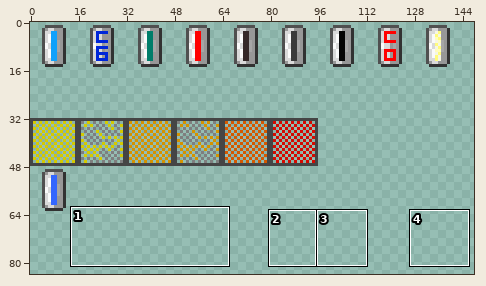
Two states of a sprite sheet, com/indeng/sprites/items.png. The first picture is a wide view before the edit; the outline marks the close-up.
Close-up. First the earlier version:
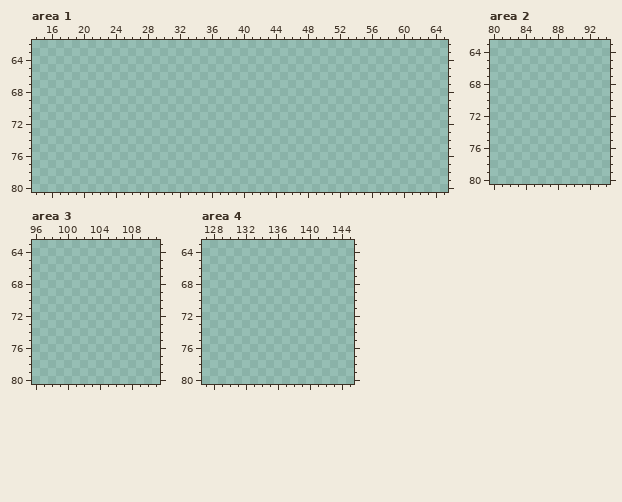
The file is 256x256 pixels. Colours within 5 levels of each other are drawn and written as one. Shown: area 1: x 14..65, y 62..80; area 2: x 80..94, y 63..80; area 3: x 96..111, y 63..80; area 4: x 127..145, y 63..80. The wide view leaves out empty margins. The commit also changed other parts of the picture, which this record leaves out.
The same view after the edit:
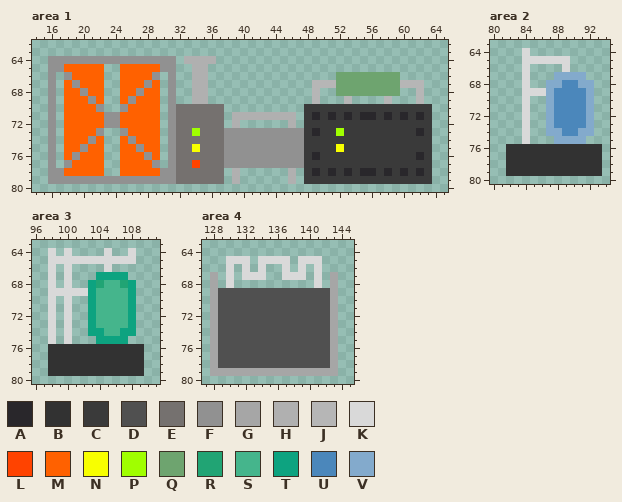
Palette (. is transparent): A #29272b  B #323232  C #3a3a3a  D #505050  E #75716f  F #919191  G #a6a6a6  H #b0b0b0  J #b6b6b6  K #d9d9d9  L #ff4300  M #ff6100  N #f8ff00  P #a0ff00  Q #6ea46f  R #21a474  S #45b58c  T #0da380  U #4b87bb  V #83aacc
Difference:
Changed rows in their new state; - is an unchanged pixel.
Area 1:
first column x 16:
64 FFFFFFFFFFFFFFFF-HHHH---------------------------
65 FFMMMMM--MMMMMFF--HH----------------------------
66 F-FMMMM--MMMMF-F--HH----------------QQQQQQQQ----
67 F-MFMMM--MMMFM-F--HH-------------JJJQQQQQQQQJJJ-
68 F-MMFMM--MMFMM-F--HH-------------J--QQQQQQQQ--J-
69 F-MMMFM--MFMMM-F--HH-------------J---J----J---J-
70 F-MMMMF--FMMMM-FEEEEEE----------CCCCCCCCCCCCCCCC
71 F-MMMMMFFMMMMM-FEEEEEE-HHHHHHHH-CACACACAACACACAC
72 F-MMMMMFFMMMMM-FEEEEEE-H------H-CCCCCCCCCCCCCCCC
73 F-MMMMF--FMMMM-FEEPEEEFFFFFFFFFFCACCPCCCCCCCCCAC
74 F-MMMFM--MFMMM-FEEEEEEFFFFFFFFFFCCCCCCCCCCCCCCCC
75 F-MMFMM--MMFMM-FEENEEEFFFFFFFFFFCCCCNCCCCCCCCCCC
76 F-MFMMM--MMMFM-FEEEEEEFFFFFFFFFFCACCCCCCCCCCCCAC
77 F-FMMMM--MMMMF-FEELEEEFFFFFFFFFFCCCCCCCCCCCCCCCC
78 FFMMMMM--MMMMMFFEEEEEE-H------H-CACACACAACACACAC
79 FFFFFFFFFFFFFFFFEEEEEE-H------H-CCCCCCCCCCCCCCCC
Area 2:
first column x 82:
64 --K---------
65 --KKKKKK----
66 --K----K----
67 --K---VVVV--
68 --K--VVUUVV-
69 --KKKVUUUUV-
70 --K--VUUUUV-
71 --K--VUUUUV-
72 --K--VUUUUV-
73 --K--VUUUUV-
74 --K--VVUUVV-
75 --K---VVVV--
76 BBBBBBBBBBBB
77 BBBBBBBBBBBB
78 BBBBBBBBBBBB
79 BBBBBBBBBBBB
Area 3:
first column x 98:
64 K-K----K--K-
65 KKKKKKKKKKK-
66 K-K----K----
67 K-K---TTTT--
68 K-K--TRSSRT-
69 KKKKKTSSSST-
70 K-K--TSSSST-
71 K-K--TSSSST-
72 K-K--TSSSST-
73 K-K--TSSSST-
74 K-K--TTSSTT-
75 K-K---TTTT--
76 BBBBBBBBBBBB
77 BBBBBBBBBBBB
78 BBBBBBBBBBBB
79 BBBBBBBBBBBB
Area 4:
first column x 128:
65 --KKK-KKKK-KKK--
66 --K-K-K--K-K-K--
67 G-K-KKK--KKK-K-G
68 G-K----------K-G
69 GDDDDDDDDDDDDDDG
70 GDDDDDDDDDDDDDDG
71 GDDDDDDDDDDDDDDG
72 GDDDDDDDDDDDDDDG
73 GDDDDDDDDDDDDDDG
74 GDDDDDDDDDDDDDDG
75 GDDDDDDDDDDDDDDG
76 GDDDDDDDDDDDDDDG
77 GDDDDDDDDDDDDDDG
78 GDDDDDDDDDDDDDDG
79 GGGGGGGGGGGGGGGG
